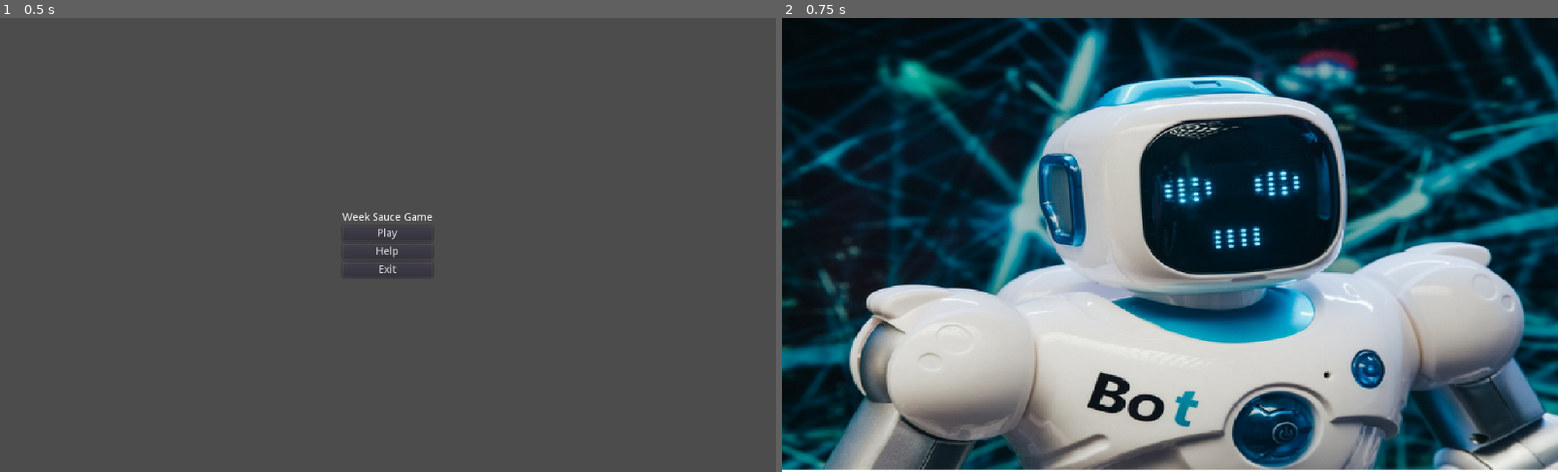
Above: before the commit, frames 1-2 (left to right).
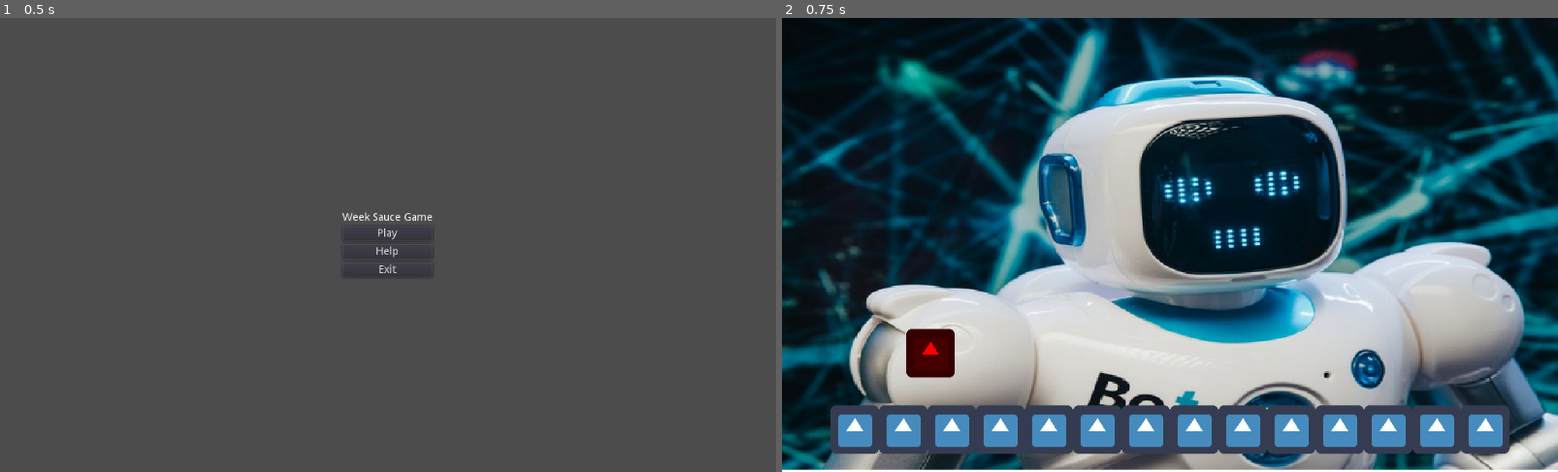
Above: after the commit, the same moments.

Repository: CreatureGames/the-creature
Game: Godot game, scene res://nodes/App.tscn
The game is run twice, just before and just after one commit, with the same random seed, the same clock (stepped at 60 frames per second) and the same inputs. The engine's default icon, where the game draws it, is replaced by a stand-in: a white triangle on a blue panel in a dark square.
Inputs:
- Up to frame 1 (0.5 s): no input
- Up to frame 2 (0.75 s): click "Play" at 0.5 s

Frame 1 is identical in both runs. In frame 2, 9.6% of the frame differs, in the area x 6-94%, y 68-97%.

Commit message:
very basic test scene

Diff:
--- a/nodes/levels/Level0.tscn
+++ b/nodes/levels/Level0.tscn
@@ -1,12 +1,45 @@
-[gd_scene load_steps=2 format=2]
+[gd_scene load_steps=6 format=2]
 
 [ext_resource path="res://assets/images/backgrounds/level0.png" type="Texture" id=1]
+[ext_resource path="res://icon.png" type="Texture" id=2]
+[ext_resource path="res://nodes/player/Player.tscn" type="PackedScene" id=3]
+
+[sub_resource type="ConvexPolygonShape2D" id=1]
+points = PoolVector2Array( 64, 64, 0, 64, 0, 0, 64, 0 )
+
+[sub_resource type="TileSet" id=2]
+0/name = "icon.png 0"
+0/texture = ExtResource( 2 )
+0/tex_offset = Vector2( 0, 0 )
+0/modulate = Color( 1, 1, 1, 1 )
+0/region = Rect2( 0, 0, 64, 64 )
+0/tile_mode = 0
+0/occluder_offset = Vector2( 0, 0 )
+0/navigation_offset = Vector2( 0, 0 )
+0/shape_offset = Vector2( 0, 0 )
+0/shape_transform = Transform2D( 1, 0, 0, 1, 0, 0 )
+0/shape = SubResource( 1 )
+0/shape_one_way = false
+0/shape_one_way_margin = 1.0
+0/shapes = [ {
+"autotile_coord": Vector2( 0, 0 ),
+"one_way": false,
+"one_way_margin": 1.0,
+"shape": SubResource( 1 ),
+"shape_transform": Transform2D( 1, 0, 0, 1, 0, 0 )
+} ]
+0/z_index = 0
 
 [node name="Level0" type="Node2D"]
-
-[node name="TileMap" type="TileMap" parent="."]
-format = 1
 
 [node name="TempSprite" type="Sprite" parent="."]
 texture = ExtResource( 1 )
 centered = false
+
+[node name="TileMap" type="TileMap" parent="."]
+tile_set = SubResource( 2 )
+format = 1
+tile_data = PoolIntArray( 524289, 0, 0, 524290, 0, 0, 524291, 0, 0, 524292, 0, 0, 524293, 0, 0, 524294, 0, 0, 524295, 0, 0, 524296, 0, 0, 524297, 0, 0, 524298, 0, 0, 524299, 0, 0, 524300, 0, 0, 524301, 0, 0, 524302, 0, 0 )
+
+[node name="Player" parent="." instance=ExtResource( 3 )]
+position = Vector2( 196, 443 )
--- /dev/null
+++ b/nodes/player/Player.tscn
@@ -0,0 +1,23 @@
+[gd_scene load_steps=4 format=2]
+
+[ext_resource path="res://icon.png" type="Texture" id=1]
+
+[sub_resource type="SpriteFrames" id=1]
+animations = [ {
+"frames": [ ExtResource( 1 ) ],
+"loop": true,
+"name": "default",
+"speed": 5.0
+} ]
+
+[sub_resource type="RectangleShape2D" id=2]
+extents = Vector2( 32, 32 )
+
+[node name="Player" type="KinematicBody2D"]
+
+[node name="AnimatedSprite" type="AnimatedSprite" parent="."]
+modulate = Color( 1, 0, 0, 1 )
+frames = SubResource( 1 )
+
+[node name="CollisionShape2D" type="CollisionShape2D" parent="."]
+shape = SubResource( 2 )
